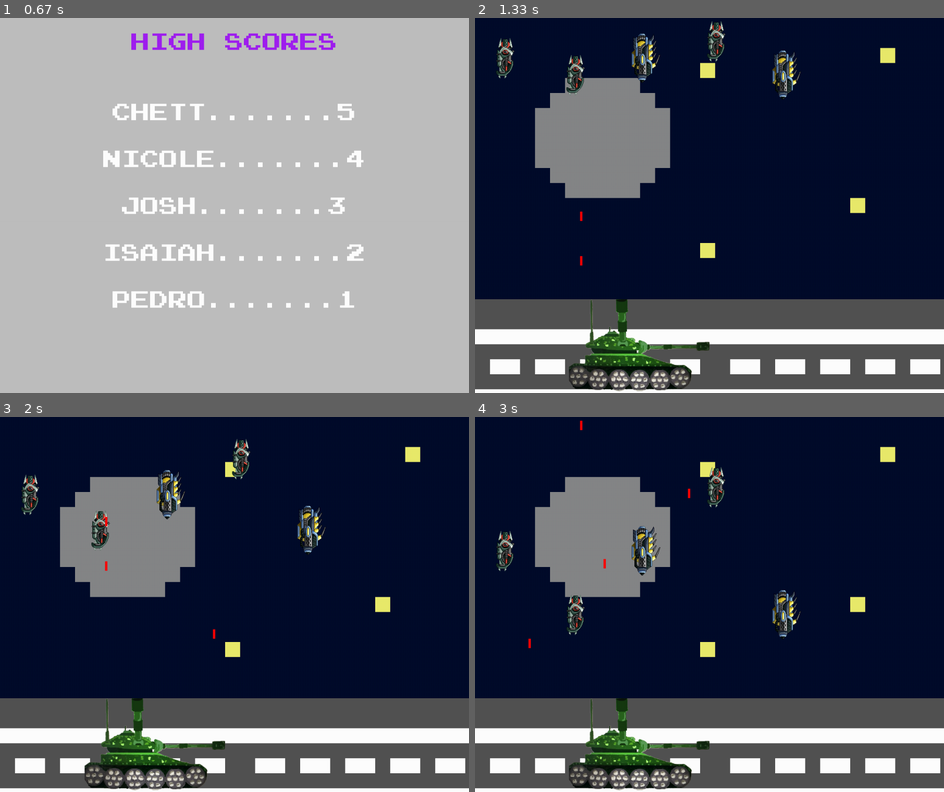
Above: before the commit, frames 1-4 (two rows, left to right).
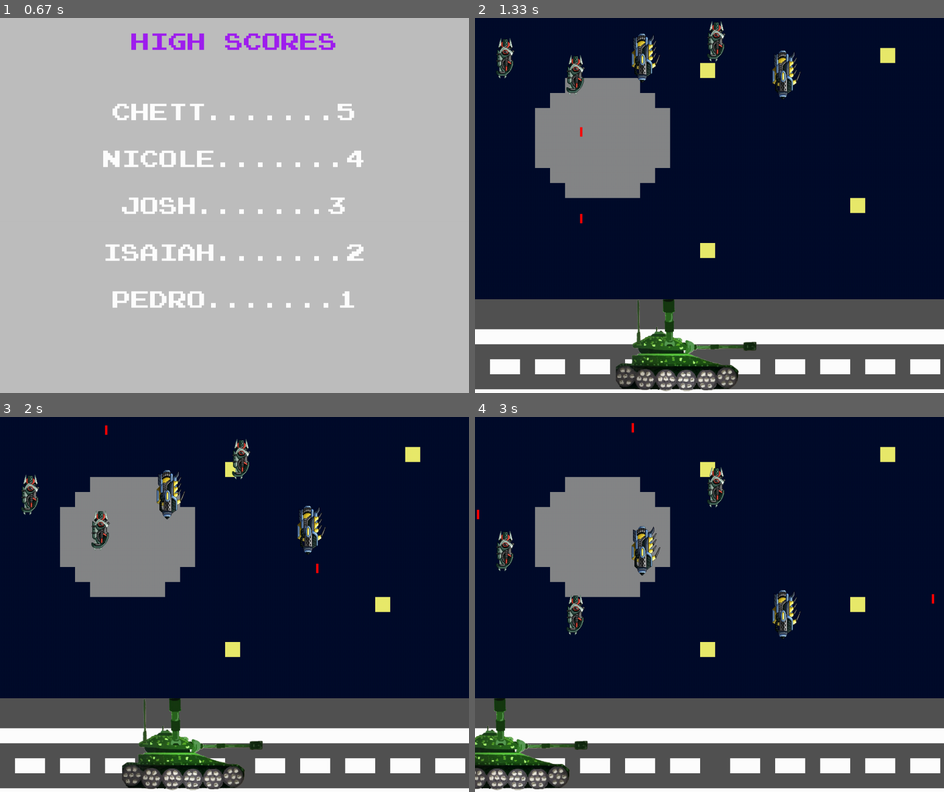
Above: after the commit, the same moments.

Repository: Nikki-code-svg/Tank-Game
Game: pygame game, started from Tank pygame.py
The game is run twice, just before and just after one commit, with the same random seed, the same clock (stepped at 60 frames per second) and the same inputs.
Inputs:
- Up to frame 1 (0.67 s): tap Space at 0.33 s
- Up to frame 2 (1.33 s): tap Space at 0.73, 1.03, 1.23 s; hold Right from 1.17 s (still down)
- Up to frame 3 (2 s): tap Space at 1.53, 1.73 s; release Right at 1.63 s; hold Left from 1.67 s (still down)
- Up to frame 4 (3 s): tap Space at 2.03, 2.3, 2.6, 2.73 s; release Left at 2.2 s; hold Left 2.23-2.63 s; hold Right from 2.67 s (still down)

Frame 1 is identical in both runs. In frame 2, 4.0% of the frame differs, in the area x 20-60%, y 29-100%; in frame 3, 3.8%; in frame 4, 4.9%, in the area x 0-98%, y 0-100%.

Commit message:
lopping tank

Diff:
--- a/Tank pygame.py
+++ b/Tank pygame.py
@@ -96,12 +96,17 @@
         self.laser_time = 0
         self.laser_delay = 300
 
+
     def move(self):
         keys = pygame.key.get_pressed()
         if keys[pygame.K_RIGHT]:
             self.rect.x += 10
         if keys[pygame.K_LEFT]:
             self.rect.x -= 10
+        if self.rect.left > screen.get_width():
+            self.rect.right = 0
+        elif self.rect.right < 0:
+            self.rect.left = screen.get_width()
         if keys[pygame.K_SPACE] and self.laser_ready:
             self.shoot_laser()
 
@@ -142,8 +147,7 @@
 
 
     if game_active:
-        tank.rect.clamp_ip(screen_rect)
-
+        tank.update()
         screen.blit(sky_surface, (0, 0))
         screen.blit(ground_surface, (0, 600))
 
